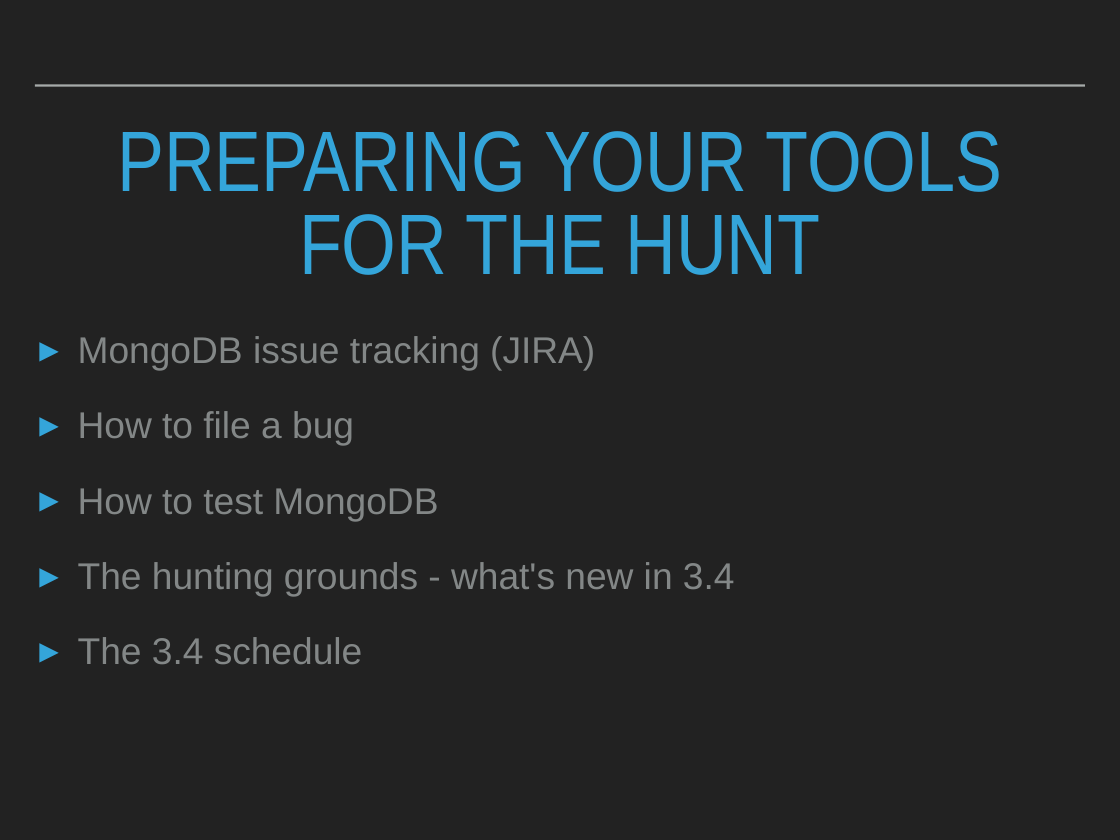
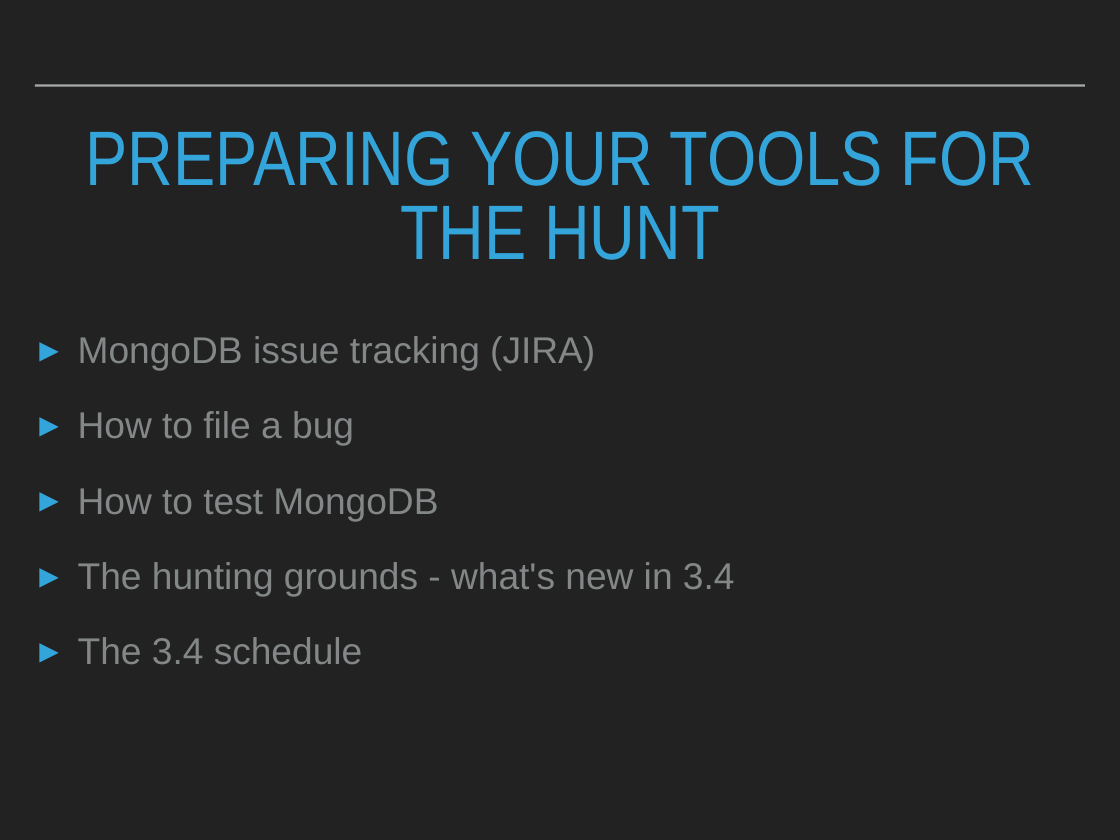
Before and after one commit to isabella232/community-24, a slide deck: slide 2 of MUG Download/MUG Download #7-1 - 3.4 Bug Hunt.pptx. Drawn at 1120x840 pixels with LibreOffice and Linux fonts; fonts in the diff are those of the drawing. Boxes give left, top, right and bottom in pixels: in the first picture for what was removed or moved away, otherwise in the second. Text is boxed around its words. In the diff, an @@ line names an element or a change of style, - is before the commit and + after.

```diff
--- a/MUG Download/MUG Download #7-1 - 3.4 Bug Hunt.pptx
+++ b/MUG Download/MUG Download #7-1 - 3.4 Bug Hunt.pptx
@@ title "PREPARING YOUR TOOLS FOR THE ..." at <box>86,131,1035,260</box>: size 78.4 to 70.6 pt @@
```
Also in this commit, not shown: 6 other slides changed, 2 other files.
